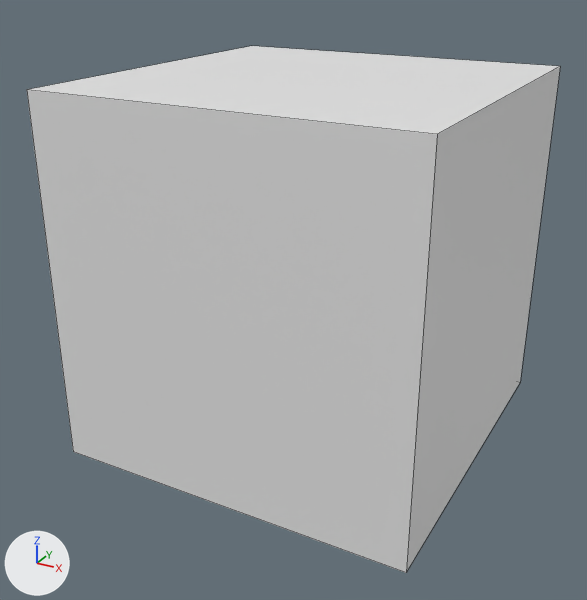
A saved change to the Blender file BlenderModels/Motel/Exterior/Mailbox.blend.
The view is the same before and after, from a 50 mm camera at (1.95, -3.79, 1.62) aimed at (-0.04, -0.17, -0.19). Lighting does not change. The marker at lower left points along +X, +Y and +Z. The first picture is the older version. Mesh edges are drawn as thin lines.

In view in the first picture: 'Mailbox'.
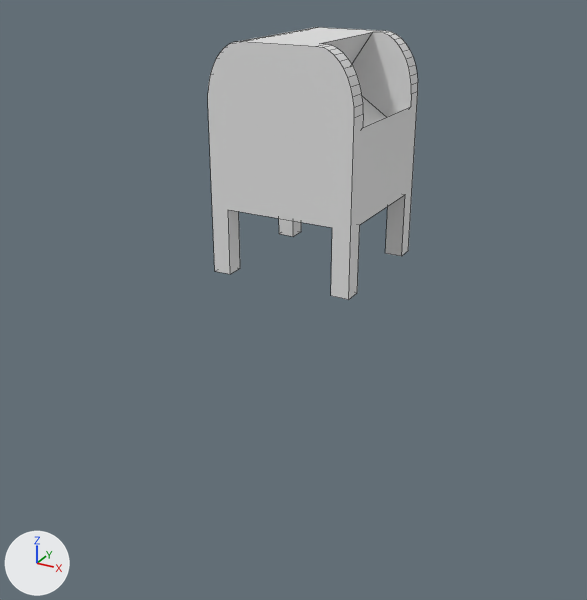
Where the change shows, as pixel boxes [x1, y1, x2, y2] in the pictures (587 x 600 px):
'Mailbox', moved, rescaled, modifiers changed (60% narrower, 48% shorter)
    before: [27, 46, 560, 573]
    after: [208, 27, 418, 300]

What the commit changed:
Mesh me_cube_002 is new.
It is a box spanning x -1.0..1.0, y -1.0..1.0, z -1.0..1.0.
Object 'Mailbox' (ob_mailbox) moves from (0.0, 0.0, 0.0) to (0.0, 0.0, 0.6).
Object 'Mailbox' (ob_mailbox) is rescaled from (1.0, 1.0, 1.0) to (0.4, 0.4, 0.6).
Object 'Mailbox' (ob_mailbox) gains a BEVEL modifier named 'Bevel'.
Modifier setting: width = 1.0.
Modifier setting: width_pct = 1.0.
Modifier setting: segments = 10.
Modifier setting: limit_method = 'WEIGHT'.
Object 'Mailbox' (ob_mailbox) gains a BOOLEAN modifier named 'Boolean'.
Modifier setting: object = ob_cube_001.
Object 'Mailbox' (ob_mailbox) gains a BOOLEAN modifier named 'Boolean.001'.
Modifier setting: object = ob_cube_002.
Object 'Mailbox' (ob_mailbox) gains a BOOLEAN modifier named 'Boolean.002'.
Modifier setting: object = ob_cube_003.
Object 'Cube.001' (ob_cube_001) is new; it shows me_cube_002.
Its location is (0.0, 0.0, 0.0).
Its scale is (1.7, 0.3, 0.36).
It is now shown.
Object 'Cube.002' (ob_cube_002) is new; it shows a copy of me_cube_002.
Its location is (0.0, 0.0, 0.0).
Its scale is (0.3, 1.7, 0.36).
It is now shown.
Object 'Cube.003' (ob_cube_003) is new; it shows a copy of me_cube_002.
Its location is (0.264, 0.0, 0.989).
Its rotation in degrees is (34, 0, 90).
Its scale is (0.303, 0.197, -0.18).
It is now shown.
